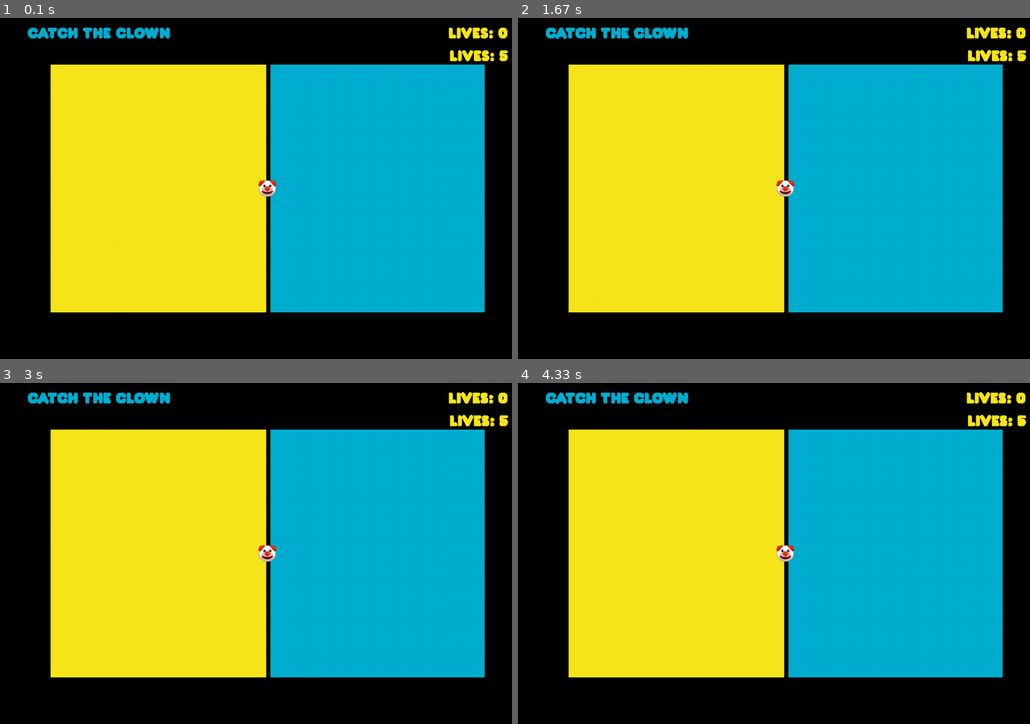
Above: before the commit, frames 1-4 (two rows, left to right).
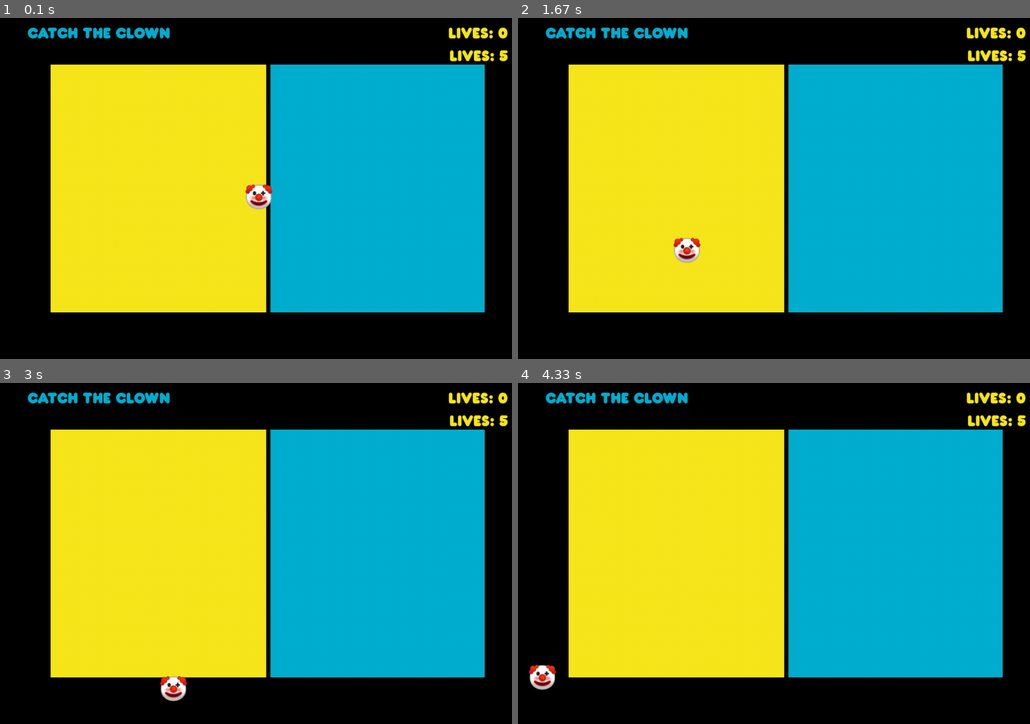
Above: after the commit, the same moments.

Repository: trjohnson3/pygame-catch_the_clown
Game: pygame game, started from game.py
Two runs of this game, one before a commit and one after it. Both use one fixed random seed, a clock stepped at 60 frames per second and the inputs below.
Inputs (mouse positions are in pixels of both pictures, inside the frame that each line leads up to):
- Up to frame 1 (0.1 s): no input
- Up to frame 2 (1.67 s): click (748, 226) at 0.38 s; click (789, 208) at 0.72 s; click (681, 161) at 1.05 s; click (722, 202) at 1.38 s
- Up to frame 3 (3 s): click (163, 625) at 1.72 s; click (215, 679) at 2.05 s; click (163, 679) at 2.38 s; click (225, 679) at 2.72 s
- Up to frame 4 (4.33 s): click (681, 679) at 3.05 s; click (753, 597) at 3.38 s; click (681, 683) at 3.72 s; click (589, 601) at 4.05 s

The runs differ from the first frame. In frame 1, 0.7% of the frame differs, in the area x 5-100%, y 2-57%; in frame 2, 0.9%; in frame 3, 0.9%, in the area x 5-100%, y 2-94%; in frame 4, 0.9%.

Commit message:
initial game play set up

Diff:
--- a/game.py
+++ b/game.py
@@ -28,6 +28,7 @@
 #Set colors
 BLUE = (1, 175, 209)
 YELLOW = (248, 231, 28)
+BLACK = (0, 0, 0)
 
 #Set fonts
 font = pygame.font.Font('./fonts/Franxurter.ttf', 32)
@@ -72,11 +73,48 @@
 
 
 #Main game loop
+pygame.mixer.music.play(-1, 0.0)
 running = True
 while running:
     for event in pygame.event.get():
         if event.type == pygame.QUIT:
             running = False
+
+        #A click is made
+        if event.type == pygame.MOUSEBUTTONDOWN:
+            mouse_x = event.pos[0]
+            mouse_y = event.pos[1]
+
+            #Check if clown was clicked
+            if clown_rect.collidepoint(mouse_x, mouse_y):
+                hit_sound.play()
+                score += 1
+                clown_velocity += CLOWN_ACCELERATION
+
+                # Move clown in new direction
+                prev_dx = clown_dx
+                prev_dy = clown_dy
+                while(prev_dx == clown_dx and prev_dy == clown_dy):
+                    clown_dx = random.choice([-1, 1])
+                    clown_dy = random.choice([-1, 1])
+
+            #if missed clown
+            else:
+                miss_sound.play()
+                player_lives -= 1
+
+    #Move the clown
+    clown_rect.x += clown_dx * clown_velocity
+    clown_rect.y += clown_dy * clown_velocity
+
+    #Bounce the clown
+    if clown_rect.left <= 0 or clown_rect.right >= WINDOW_WIDTH:
+        clown_dx *= -1
+    if clown_rect.top <= 0 or clown_rect.bottom >= WINDOW_HEIGHT:
+        clown_dy *= -1
+
+    #Filling display
+    display.fill(BLACK)
 
     #Blit background
     display.blit(background_image, background_rect)
Binary file changed: images/clown.png
